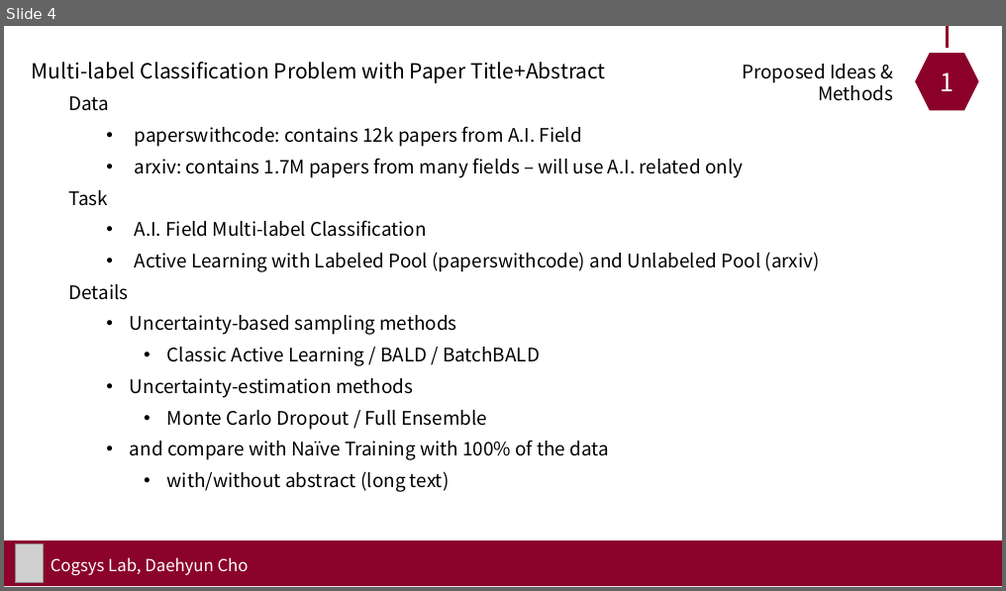
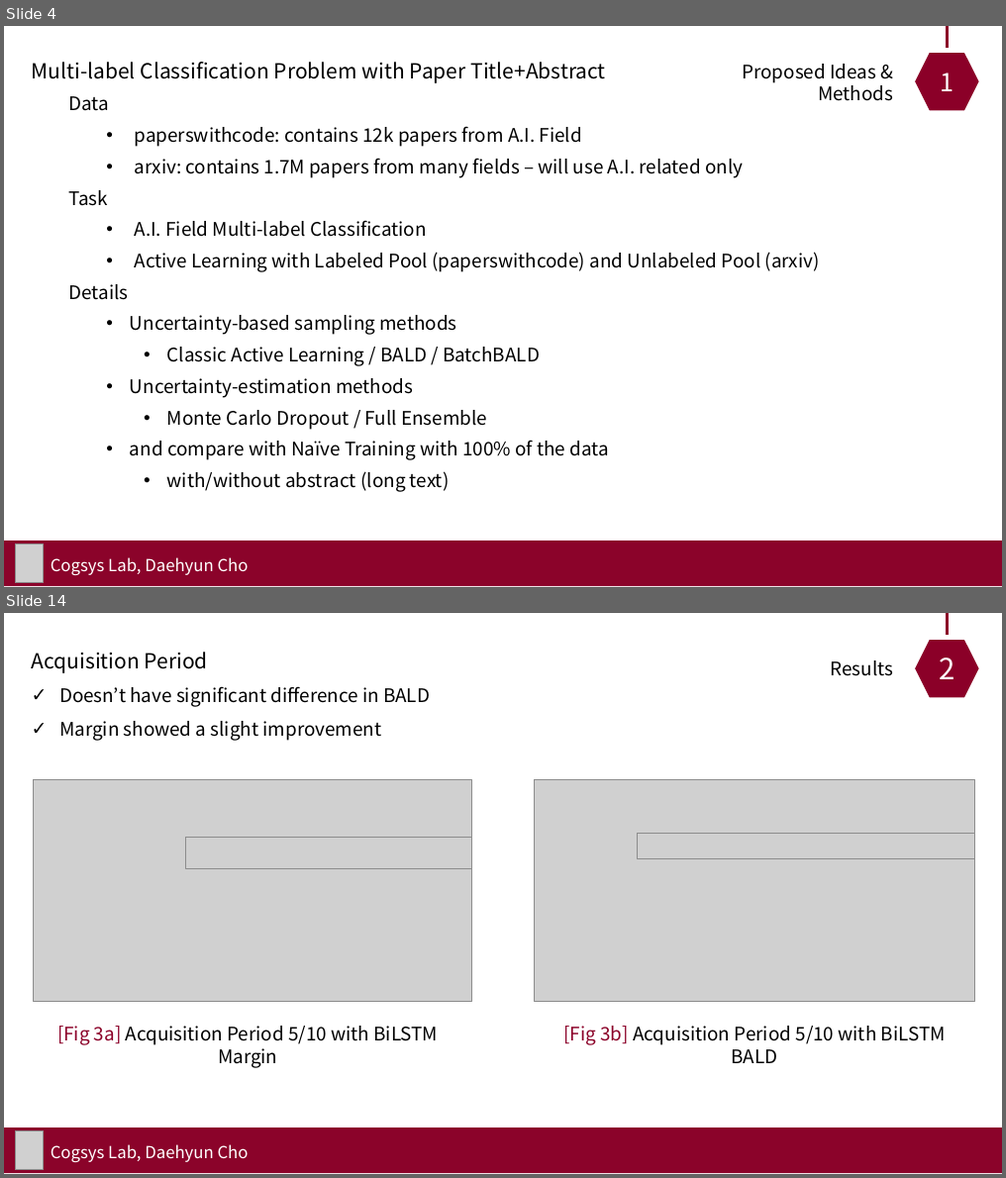
Before and after one commit to 1pha/BayesianActiveLearning, a slide deck: assets/presentations/Final Presentation.pptx. Shown one above the other, each under a label of ours: slide 4 before the commit, slides 4 and 14 after it; the slides between them are not shown. The pictures are 1006x591 and 1006x1178 pixels, drawn with LibreOffice and Linux fonts; fonts in the diff are those of the drawing; grey boxes stand for pictures. Boxes give left, top, right and bottom in pixels: in the first picture for what was removed or moved away, otherwise in the second. Text is boxed around its words. In the diff, an @@ line names an element or a change of style, - is before the commit and + after.

```diff
--- a/assets/presentations/Final Presentation.pptx
+++ b/assets/presentations/Final Presentation.pptx
@@ slide 14 added at box(4, 613, 1002, 1174), background #FFFFFF @@
@@ hexagon added at box(909, 635, 985, 703), fill #8B0028, outline #FFFFFF 10 pt, 28 pt, text #FFFFFF @@
+2
@@ line added from (947, 613) to (947, 635), #8B0028 3 pt @@
@@ text added at box(32, 652, 430, 741), 18 pt, text #000000 @@
+Acquisition Period
+✓ Doesn’t have significant difference in BALD
+✓ Margin showed a slight improvement
@@ text added at box(831, 661, 894, 676), 18 pt, text #000000 @@
+Results
@@ picture added at box(33, 780, 472, 1001) @@
@@ picture added at box(534, 780, 975, 1001) @@
@@ picture added at box(185, 837, 471, 869) @@
@@ picture added at box(637, 833, 975, 859) @@
@@ text added at box(57, 1026, 438, 1068), 18 pt, text #000000 @@
+[Fig 3a] Acquisition Period 5/10 with BiLSTM Margin
@@ text added at box(563, 1026, 945, 1063), 18 pt, text #000000 @@
+[Fig 3b] Acquisition Period 5/10 with BiLSTM BALD
@@ rectangle added at box(4, 1128, 1002, 1173), fill #8B032A @@
@@ picture added at box(15, 1132, 43, 1170) @@
@@ text added at box(51, 1145, 249, 1162), 16 pt, text #FFFFFF @@
+Cogsys Lab, Daehyun Cho
```
Also in this commit, not shown: 4 slides changed, 16 other slides added, 7 other files.
